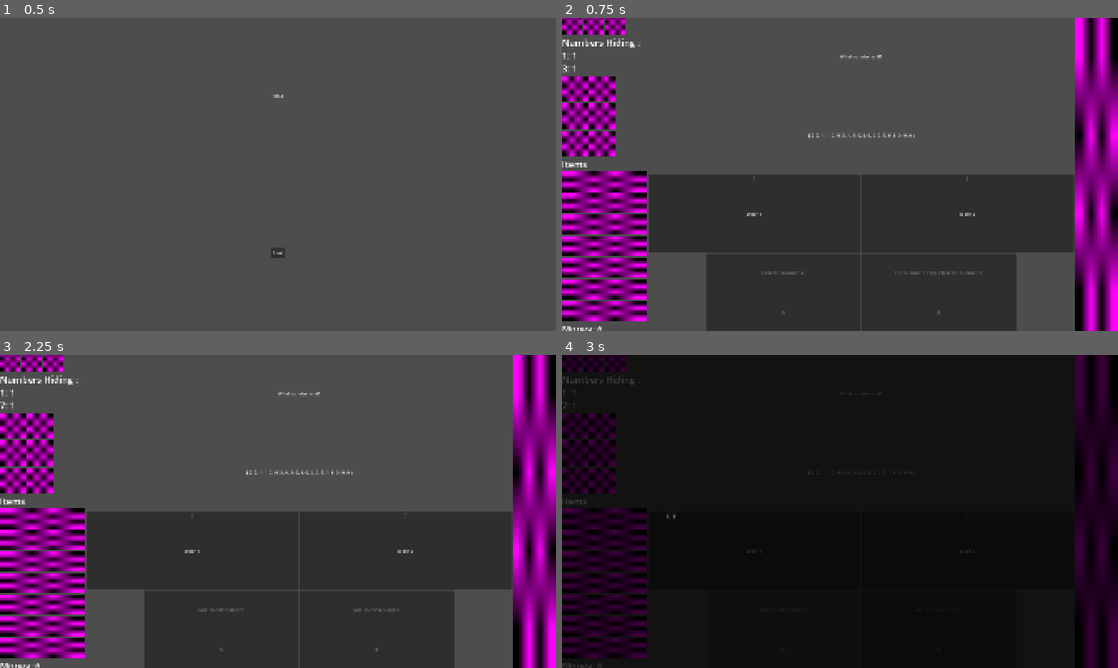
Above: before the commit, frames 1-4 (two rows, left to right).
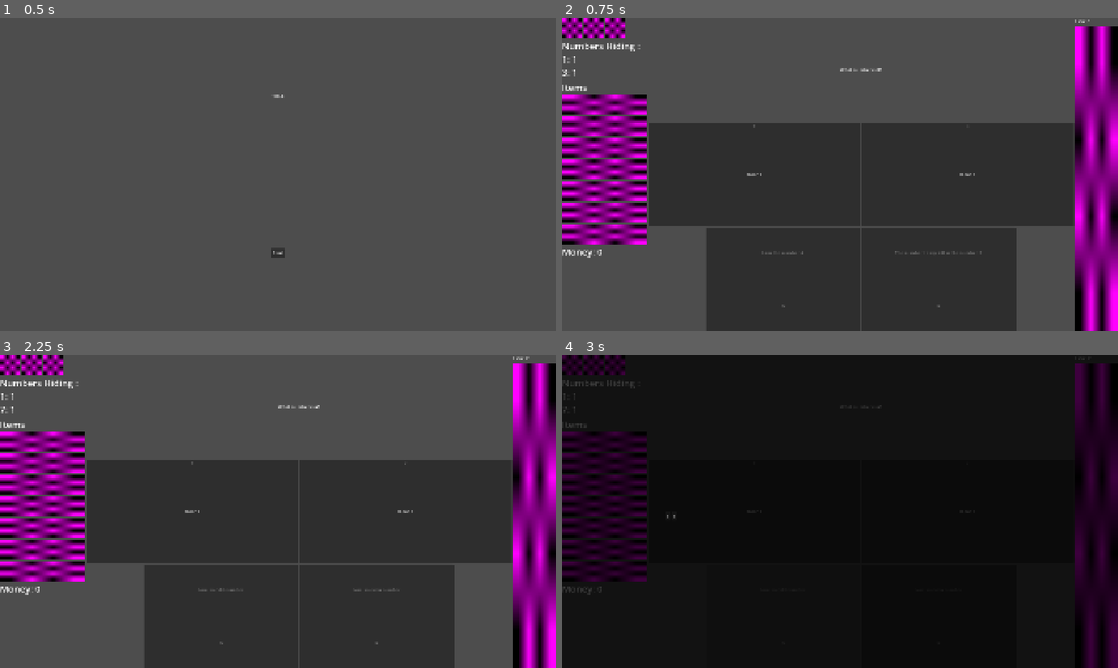
Above: after the commit, the same moments.

Repository: Pappnschlossa/Brackeys-2026.2-Trust-no-one
Game: Godot game, scene res://scenes/global.tscn
The game is run twice, just before and just after one commit, with the same random seed, the same clock (stepped at 60 frames per second) and the same inputs.
Inputs (mouse positions are in pixels of both pictures, inside the frame that each line leads up to):
- Up to frame 1 (0.5 s): no input
- Up to frame 2 (0.75 s): click "Start" at 0.5 s
- Up to frame 3 (2.25 s): click "Door 1" at 1.25 s; click "Door 2" at 2 s
- Up to frame 4 (3 s): click (784, 630) at 2.77 s

Frame 1 is identical in both runs. In frame 2, 25% of the frame differs, in the area x 0-100%, y 0-100%; in frame 3, 25%; in frame 4, 2.8%.

Commit message:
Counting money and levels

Diff:
--- a/g.gd
+++ b/g.gd
@@ -128,6 +128,9 @@
 				4:	return DIRECTIONS[6]
 	return ""
 
+var money : int = 0
+
 func reinitialize():
 	level = 1
 	lives = 3
+	money = 0
--- a/scenes/left_ui.tscn
+++ b/scenes/left_ui.tscn
@@ -4,7 +4,7 @@
 
 [sub_resource type="PlaceholderTexture2D" id="PlaceholderTexture2D_4xkny"]
 
-[node name="LeftUI" type="Control" unique_id=252584194 node_paths=PackedStringArray("numbers_hiding_text")]
+[node name="LeftUI" type="Control" unique_id=252584194 node_paths=PackedStringArray("numbers_hiding_text", "money_text")]
 layout_mode = 3
 anchors_preset = 15
 anchor_right = 1.0
@@ -15,6 +15,7 @@
 grow_vertical = 2
 script = ExtResource("1_4wa6g")
 numbers_hiding_text = NodePath("VBoxContainer/NumbersHidingText")
+money_text = NodePath("VBoxContainer/MoneyText")
 
 [node name="VBoxContainer" type="VBoxContainer" parent="." unique_id=936246375]
 layout_mode = 1
@@ -53,31 +54,37 @@
 columns = 2
 
 [node name="Number0" type="TextureRect" parent="VBoxContainer/NumbersHiding" unique_id=68924795]
+visible = false
 custom_minimum_size = Vector2(90, 90)
 layout_mode = 2
 texture = SubResource("PlaceholderTexture2D_4xkny")
 
 [node name="Number1" type="TextureRect" parent="VBoxContainer/NumbersHiding" unique_id=1701479998]
+visible = false
 custom_minimum_size = Vector2(90, 90)
 layout_mode = 2
 texture = SubResource("PlaceholderTexture2D_4xkny")
 
 [node name="Number2" type="TextureRect" parent="VBoxContainer/NumbersHiding" unique_id=1995720739]
+visible = false
 custom_minimum_size = Vector2(90, 90)
 layout_mode = 2
 texture = SubResource("PlaceholderTexture2D_4xkny")
 
 [node name="Number3" type="TextureRect" parent="VBoxContainer/NumbersHiding" unique_id=1470241623]
+visible = false
 custom_minimum_size = Vector2(90, 90)
 layout_mode = 2
 texture = SubResource("PlaceholderTexture2D_4xkny")
 
 [node name="Number4" type="TextureRect" parent="VBoxContainer/NumbersHiding" unique_id=1266571902]
+visible = false
 custom_minimum_size = Vector2(90, 90)
 layout_mode = 2
 texture = SubResource("PlaceholderTexture2D_4xkny")
 
 [node name="Number5" type="TextureRect" parent="VBoxContainer/NumbersHiding" unique_id=578260302]
+visible = false
 custom_minimum_size = Vector2(90, 90)
 layout_mode = 2
 texture = SubResource("PlaceholderTexture2D_4xkny")
@@ -129,5 +136,5 @@
 [node name="MoneyText" type="RichTextLabel" parent="VBoxContainer" unique_id=131792442]
 layout_mode = 2
 theme_override_font_sizes/normal_font_size = 32
-text = "Money: 6"
+text = "Money: 0"
 fit_content = true
--- a/scenes/level_scene.tscn
+++ b/scenes/level_scene.tscn
@@ -5,7 +5,7 @@
 [ext_resource type="PackedScene" uid="uid://c7ylr0khyv7u4" path="res://scenes/left_ui.tscn" id="2_c8xsp"]
 [ext_resource type="PackedScene" uid="uid://dev0ijjb7kua6" path="res://scenes/levels_map.tscn" id="4_fkwfp"]
 
-[node name="Level" type="Control" unique_id=1635183676 node_paths=PackedStringArray("A", "B", "C", "D", "E", "F", "left_ui", "question", "info", "door0", "door1", "numbers_container")]
+[node name="Level" type="Control" unique_id=1635183676 node_paths=PackedStringArray("A", "B", "C", "D", "E", "F", "left_ui", "question", "door0", "door1", "numbers_container")]
 layout_mode = 3
 anchors_preset = 15
 anchor_right = 1.0
@@ -21,7 +21,6 @@
 F = NodePath("HBoxContainer/Middle/MarginContainer/NumbersContainer/F")
 left_ui = NodePath("HBoxContainer/LeftUI")
 question = NodePath("HBoxContainer/Middle/Question")
-info = NodePath("HBoxContainer/Middle/Info")
 door0 = NodePath("HBoxContainer/Middle/DoorsContainer/Door0")
 door1 = NodePath("HBoxContainer/Middle/DoorsContainer/Door1")
 numbers_container = NodePath("HBoxContainer/Middle/MarginContainer/NumbersContainer")
@@ -58,20 +57,6 @@
 size_flags_horizontal = 3
 size_flags_vertical = 3
 text = "Question"
-horizontal_alignment = 1
-vertical_alignment = 1
-
-[node name="Info" type="Control" parent="HBoxContainer/Middle" unique_id=1329900481]
-layout_mode = 2
-size_flags_vertical = 3
-
-[node name="Text" type="RichTextLabel" parent="HBoxContainer/Middle/Info" unique_id=1637825754]
-layout_mode = 1
-anchors_preset = 15
-anchor_right = 1.0
-anchor_bottom = 1.0
-grow_horizontal = 2
-grow_vertical = 2
 horizontal_alignment = 1
 vertical_alignment = 1
 
--- /dev/null
+++ b/scenes/levels_map.gd
@@ -0,0 +1,5 @@
+extends Control
+
+
+func _ready() -> void:
+	get_node("VBox/Text").text = "Level %s" % str(g.level) # Temp
--- a/scenes/levels_map.tscn
+++ b/scenes/levels_map.tscn
@@ -1,4 +1,6 @@
 [gd_scene format=3 uid="uid://dev0ijjb7kua6"]
+
+[ext_resource type="Script" uid="uid://cmkvg8wj5fga5" path="res://scenes/levels_map.gd" id="1_vrh62"]
 
 [sub_resource type="PlaceholderTexture2D" id="PlaceholderTexture2D_4xkny"]
 
@@ -9,12 +11,22 @@
 anchor_bottom = 1.0
 grow_horizontal = 2
 grow_vertical = 2
+script = ExtResource("1_vrh62")
 
-[node name="TextureRect" type="TextureRect" parent="." unique_id=244630886]
+[node name="VBox" type="VBoxContainer" parent="." unique_id=652960508]
 layout_mode = 1
 anchors_preset = 15
 anchor_right = 1.0
 anchor_bottom = 1.0
 grow_horizontal = 2
 grow_vertical = 2
+
+[node name="Text" type="RichTextLabel" parent="VBox" unique_id=1247472892]
+layout_mode = 2
+text = "Level 1"
+fit_content = true
+
+[node name="TextureRect" type="TextureRect" parent="VBox" unique_id=244630886]
+layout_mode = 2
+size_flags_vertical = 3
 texture = SubResource("PlaceholderTexture2D_4xkny")
--- a/scripts/left_ui.gd
+++ b/scripts/left_ui.gd
@@ -1,6 +1,10 @@
 extends Control
 
 @export var numbers_hiding_text : RichTextLabel # TEMP
+@export var money_text : RichTextLabel
+
+func _ready() -> void:
+	money_text.text = "Money: %s" % str(g.money)
 
 func update_hidden_numbers() -> void:
 	var strings_array : Array[String] = []
--- a/scripts/level_scene.gd
+++ b/scripts/level_scene.gd
@@ -12,7 +12,6 @@
 @onready var number_nodes : Array[Control] = [A, B, C, D, E, F]
 @export var left_ui : Control
 @export var question : Control
-@export var info : Control
 @export var door0 : Control
 @export var door1 : Control
 @export var numbers_container : GridContainer
@@ -228,7 +227,6 @@
 			number_nodes[i].visible = true
 		else:
 			number_nodes[i].visible = false
-	info.get_node("Text").text = str(g.number_occurences)
 	left_ui.update_hidden_numbers()
 	question.get_node("Text").text = "What number is %s?" % ID_TO_LETTER[QUESTION]
 	if TRUE_DOOR_ID == 0:
@@ -280,4 +278,7 @@
 
 func transition_to_next_level() -> void:
 	g.level += 1
-	change_scene.emit("level_scene", )
+	for id in range(len(number_guesses)):
+		if numbers[id].val == number_guesses[id]:
+			g.money += 1
+	change_scene.emit("level_scene")
Not shown, added: scenes/levels_map.gd.uid
